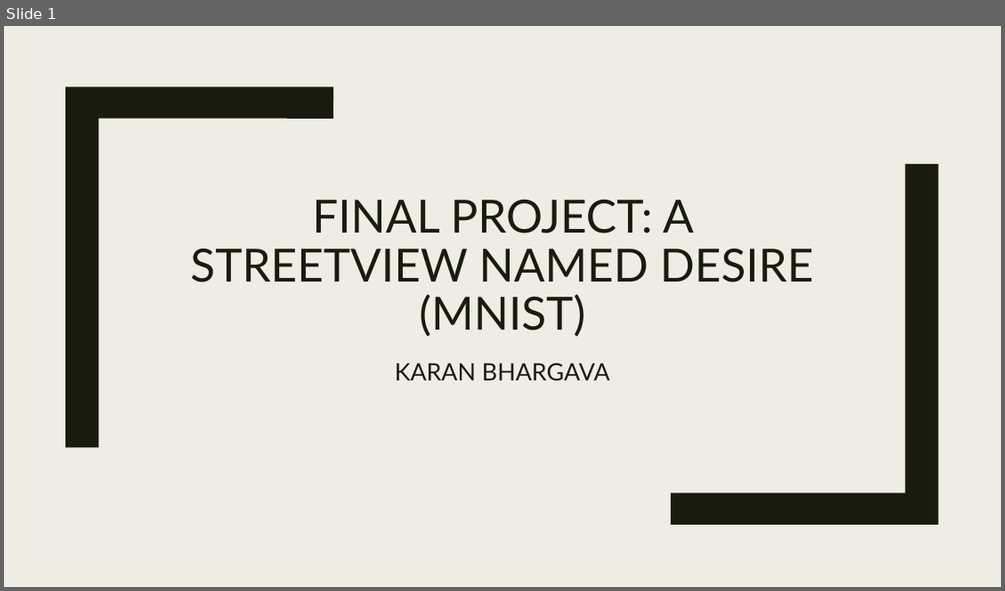
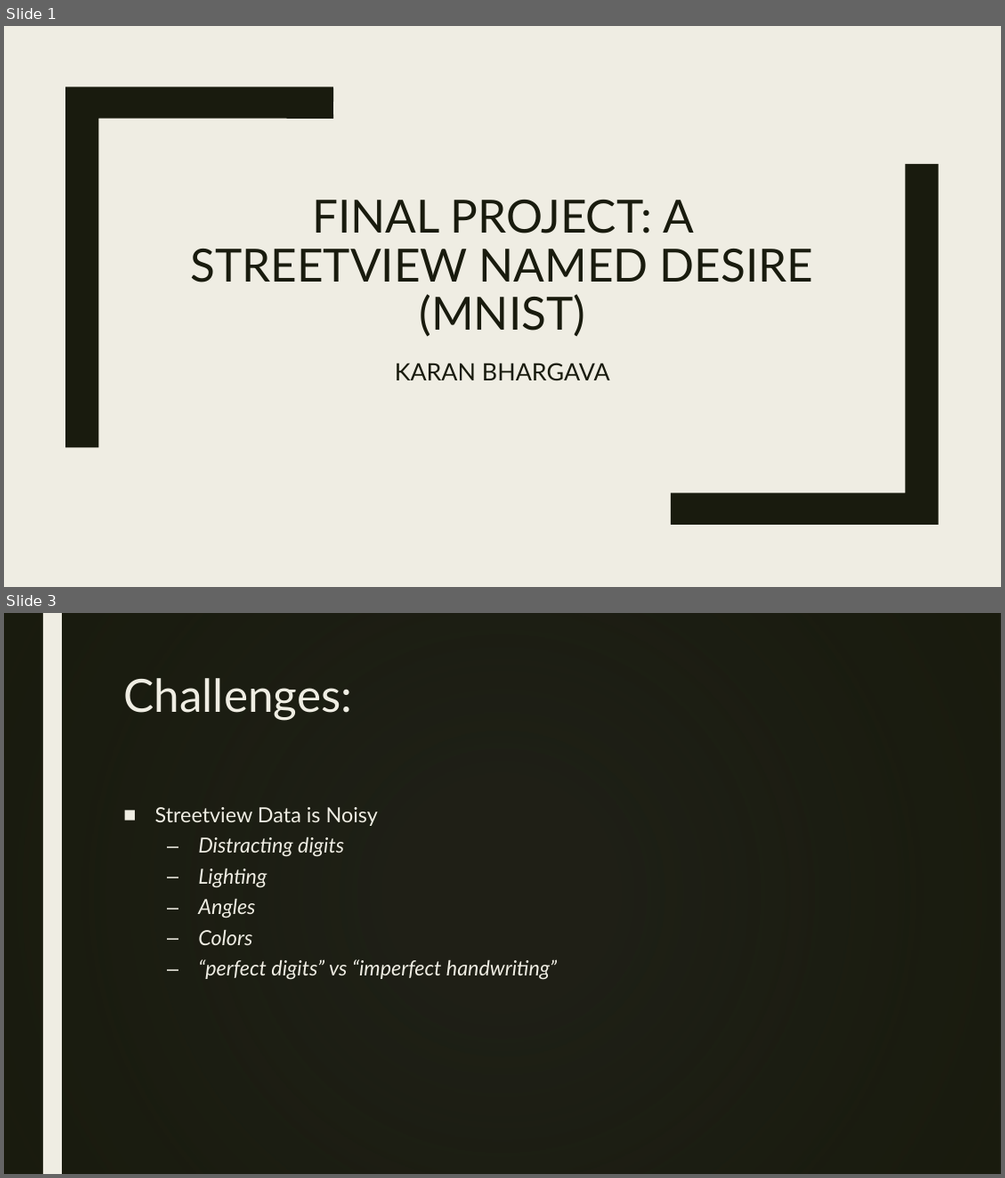
Before and after one commit to kjbhargava/StreetViewNN, a slide deck: ExtraStuff/FinalPresentation.pptx. Shown one above the other, each under a label of ours: slide 1 before the commit, slides 1 and 3 after it; the slides between them are not shown. The pictures are 1005x591 and 1005x1178 pixels, drawn with LibreOffice and Linux fonts; fonts in the diff are those of the drawing; background and template pictures are left out; a plain dark background stands for a picture behind light text. Boxes give left, top, right and bottom in pixels: in the first picture for what was removed or moved away, otherwise in the second. Text is boxed around its words. In the diff, an @@ line names an element or a change of style, - is before the commit and + after.

```diff
--- a/ExtraStuff/FinalPresentation.pptx
+++ b/ExtraStuff/FinalPresentation.pptx
@@ slide 3 added at (x1=4, y1=613, x2=1001, y2=1174), background picture (left out) @@
@@ rectangle added at (x1=4, y1=613, x2=1001, y2=1174), fill gradient #191B0E @@
@@ rectangle added at (x1=43, y1=613, x2=62, y2=1174), fill #EFEDE3 @@
@@ title added at (x1=123, y1=678, x2=352, y2=720), 44 pt, text #EFEDE3 @@
+Challenges:
@@ text added at (x1=155, y1=807, x2=557, y2=980), 20 pt, text #EFEDE3, italic @@
+■ Streetview Data is Noisy
+  – Distracting digits
+  – Lighting
+  – Angles
+  – Colors
+  – “perfect digits” vs “imperfect handwriting”
```
Also in this commit, not shown: 5 other slides added, 1 slide removed.
